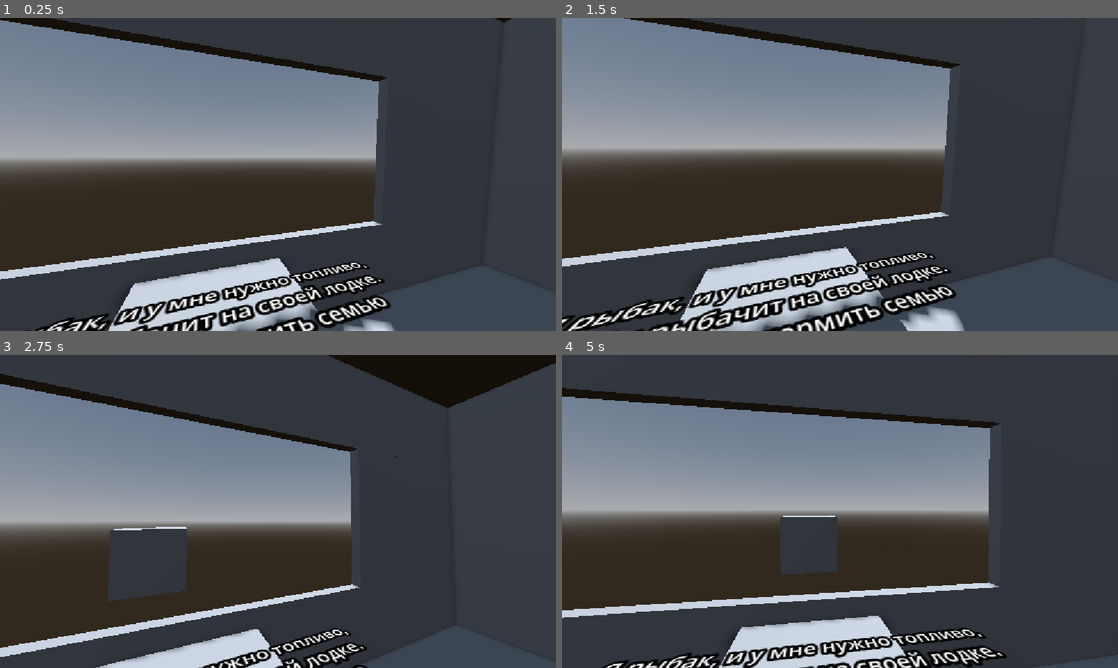
Above: before the commit, frames 1-4 (two rows, left to right).
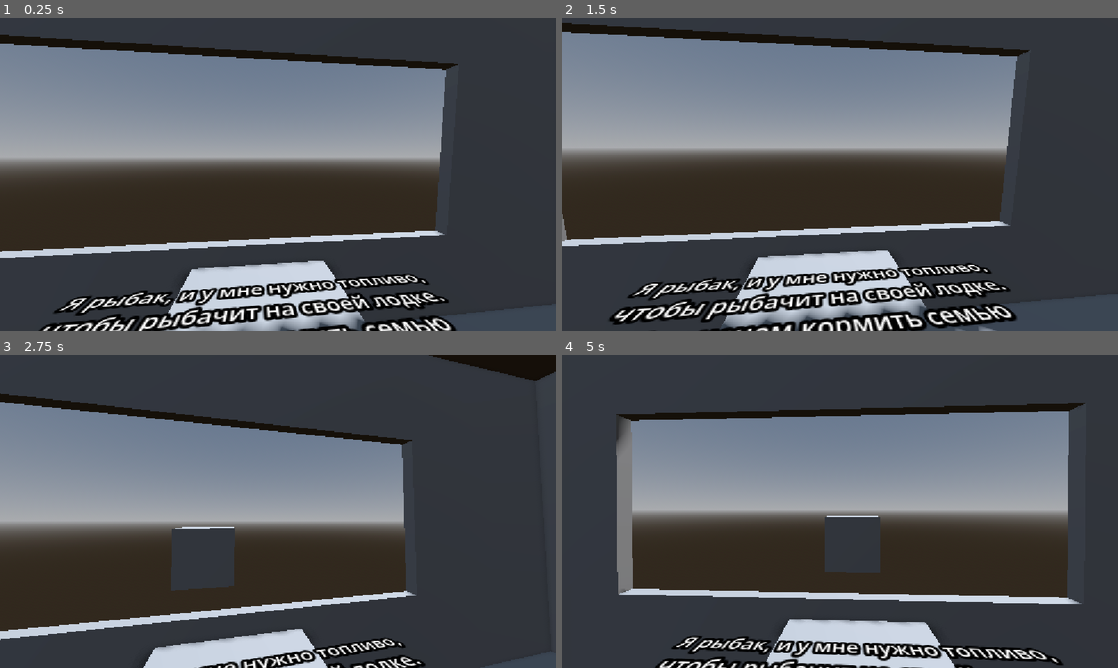
Above: after the commit, the same moments.

Repository: RolicsVin/AZS
Game: Godot game, scene res://scenes/game.tscn
Same seed, same stepped clock (60 frames per second), same inputs: the game is played once before the commit and once after it.
Inputs (mouse positions are in pixels of both pictures, inside the frame that each line leads up to):
- Up to frame 1 (0.25 s): no input
- Up to frame 2 (1.5 s): tap Enter (ui_accept) at 0.5, 0.77 s; move the mouse to (962, 158) at 0.52 s; hold Right (ui_right) 0.53-1.28 s; click (962, 158) at 0.6 s; move the mouse to (728, 190) at 1.27 s; hold Down (ui_down) from 1.28 s (still down); click (728, 190) at 1.35 s
- Up to frame 3 (2.75 s): tap Enter (ui_accept) at 1.52 s; move the mouse to (333, 442) at 2.02 s; release Down (ui_down) at 2.03 s; hold Right (ui_right) from 2.03 s (still down); click (333, 442) at 2.1 s
- Up to frame 4 (5 s): move the mouse to (812, 574) at 2.77 s; release Right (ui_right) at 2.78 s; hold Up (ui_up) 2.78-3.53 s; click (812, 574) at 2.85 s; tap Enter (ui_accept) at 3.02, 3.77, 4.52 s; move the mouse to (1006, 558) at 3.52 s; hold Left (ui_left) from 3.53 s (still down); click (1006, 558) at 3.6 s; move the mouse to (673, 464) at 4.27 s; click (673, 464) at 4.35 s

The runs differ from the first frame. In frame 1, 24% of the frame differs, in the area x 0-100%, y 0-100%; in frame 2, 25%; in frame 3, 21%; in frame 4, 31%, in the area x 0-100%, y 10-100%.

Commit message:
fixed bug in camera

Diff:
--- a/scenes/camera_3d.gd
+++ b/scenes/camera_3d.gd
@@ -5,6 +5,8 @@
 @export var limit = 30.0
 @export var speed1 = 5.0
 @export var limit1 = 0.5
+
+@export var offset: Vector3
 
 var modepos = false
 var normal_rotation: Vector3
@@ -37,7 +39,7 @@
 			-(mouse.y - 0.5) * limit,
 			-(mouse.x - 0.5) * limit,
 			0.0
-		)
+		) + offset
 
 		position = position.lerp(normal_position, clampf(speed1 * delta, 0.0, 1.0))
 		rotation_degrees = rotation_degrees.lerp(target_rotation, clampf(speed * delta, 0.0, 1.0))
--- a/scenes/game.tscn
+++ b/scenes/game.tscn
@@ -204,9 +204,8 @@
 [sub_resource type="BoxShape3D" id="BoxShape3D_oq1mk"]
 size = Vector3(2.111084, 1, 0.20532227)
 
-[node name="Game" type="Node3D" unique_id=383884584 node_paths=PackedStringArray("player", "cars", "ui", "resume", "web", "dialog")]
+[node name="Game" type="Node3D" unique_id=383884584 node_paths=PackedStringArray("cars", "ui", "resume", "web", "dialog")]
 script = ExtResource("1_uwrxv")
-player = NodePath("")
 cars = [NodePath("Cars/Car"), NodePath("Cars/Car2"), NodePath("Cars/Car3")]
 ui = NodePath("UI")
 resume = NodePath("Resume")
@@ -416,8 +415,9 @@
 font_size = 20
 
 [node name="Camera3D" type="Camera3D" parent="." unique_id=1287069292]
-transform = Transform3D(0.9659258, 0, -0.25881904, 0, 1, 0, 0.25881904, 0, 0.9659258, -0.03702569, 1.0806606, -1.4133594)
+transform = Transform3D(0.99999994, 0, 0, 0, 1, 0, 0, 0, 0.99999994, -0.03702569, 1.0806606, -1.4133594)
 script = ExtResource("8_dinhu")
+offset = Vector3(0, -3, 0)
 
 [node name="UI" type="Control" parent="." unique_id=197028051]
 layout_mode = 3
